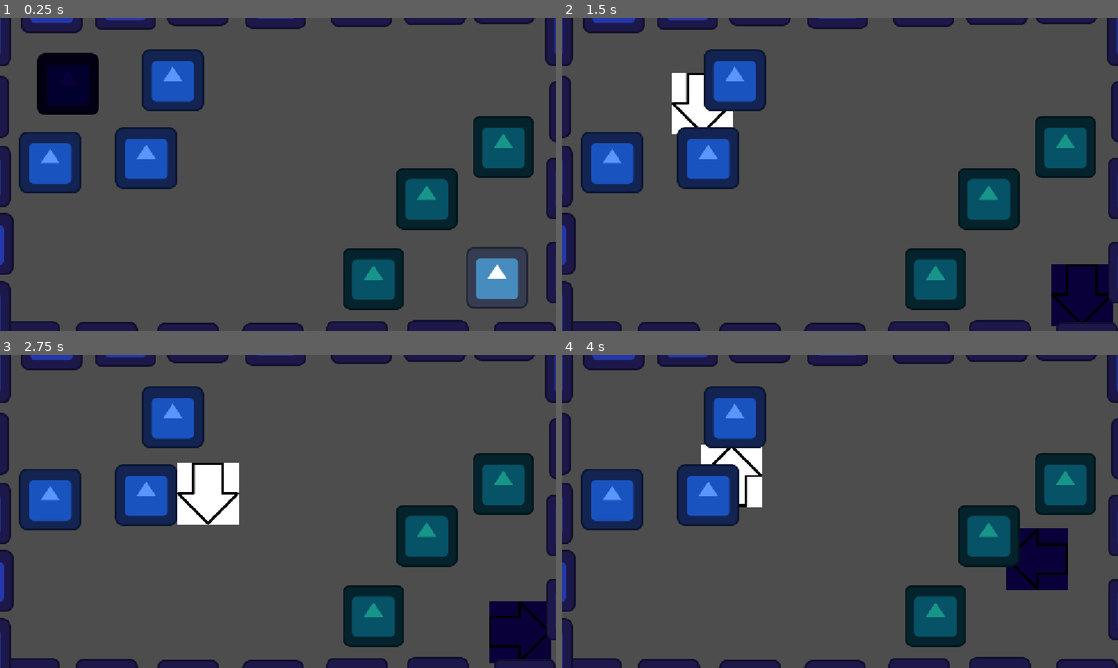
Above: before the commit, frames 1-4 (two rows, left to right).
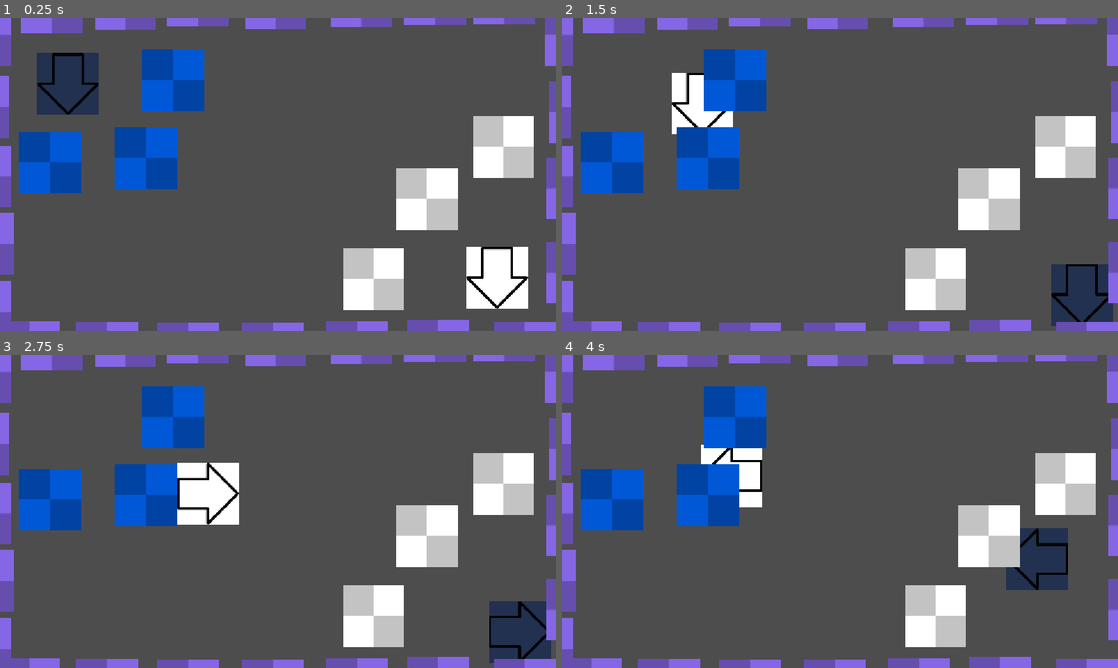
Above: after the commit, the same moments.

Repository: Equipe-Plasma/Switch-Shadow
Game: Godot game, scene res://fase/fase_1.tscn
Two runs of this game, one before a commit and one after it. Both use one fixed random seed, a clock stepped at 60 frames per second and the inputs below. The engine's default icon, where the game draws it, is replaced by a stand-in: a white triangle on a blue panel in a dark square.
Inputs:
- Up to frame 1 (0.25 s): no input
- Up to frame 2 (1.5 s): tap Enter at 0.5 s; hold D (mover_direita) 0.53-1.28 s; hold Space (trocar_sombra) 0.53-1.28 s; hold S (mover_baixo) from 1.28 s (still down); tap Space (trocar_sombra) at 1.35 s
- Up to frame 3 (2.75 s): release S (mover_baixo) at 2.03 s; hold D (mover_direita) from 2.03 s (still down); hold Space (trocar_sombra) from 2.03 s (still down)
- Up to frame 4 (4 s): release D (mover_direita) at 2.78 s; release Space (trocar_sombra) at 2.78 s; hold W (mover_cima) 2.78-3.53 s; tap Space (trocar_sombra) at 2.85 s; hold A (mover_esquerda) from 3.53 s (still down); hold Space (trocar_sombra) from 3.53 s (still down)

The runs differ from the first frame. In frame 1, 25% of the frame differs, in the area x 0-100%, y 0-100%; in frame 2, 23%; in frame 3, 23%; in frame 4, 23%.

Commit message:
sprite de parede

Diff:
--- a/fase/fase_1.tscn
+++ b/fase/fase_1.tscn
@@ -17,6 +17,7 @@
 position = Vector2(1030, 538)
 textura_frente = ExtResource("3_nitit")
 textura_costas = ExtResource("4_13r4u")
+textura_dos_lados_direta = ExtResource("5_nitit")
 
 [node name="Sombra" parent="." unique_id=1092208446 instance=ExtResource("3_68bho")]
 modulate = Color(0.31431612, 0.31431612, 0.3143161, 1)
--- a/parede/parede_bloqueia_player.tscn
+++ b/parede/parede_bloqueia_player.tscn
@@ -1,6 +1,6 @@
 [gd_scene format=3 uid="uid://b0nugb86ufv0r"]
 
-[ext_resource type="Texture2D" uid="uid://b5fhova30neq" path="res://assets/icon.svg" id="1_a4oy7"]
+[ext_resource type="Texture2D" uid="uid://sq0ylhhc2fj3" path="res://assets/parede.png" id="1_ct658"]
 
 [sub_resource type="RectangleShape2D" id="RectangleShape2D_123ki"]
 size = Vector2(123, 125)
@@ -9,8 +9,7 @@
 collision_layer = 8
 
 [node name="Sprite2D" type="Sprite2D" parent="." unique_id=736548034]
-modulate = Color(0.09199918, 0.58344203, 0.5352838, 1)
-texture = ExtResource("1_a4oy7")
+texture = ExtResource("1_ct658")
 
 [node name="CollisionShape2D" type="CollisionShape2D" parent="." unique_id=943126472]
 position = Vector2(-0.5, -0.5)
--- a/parede/parede_bloqueia_sombra.tscn
+++ b/parede/parede_bloqueia_sombra.tscn
@@ -1,6 +1,6 @@
 [gd_scene format=3 uid="uid://cv1kaaq84myxc"]
 
-[ext_resource type="Texture2D" uid="uid://b5fhova30neq" path="res://assets/icon.svg" id="1_eke5q"]
+[ext_resource type="Texture2D" uid="uid://sq0ylhhc2fj3" path="res://assets/parede.png" id="1_4i3fs"]
 
 [sub_resource type="RectangleShape2D" id="RectangleShape2D_123ki"]
 size = Vector2(118, 121)
@@ -9,8 +9,8 @@
 collision_layer = 16
 
 [node name="Sprite2D" type="Sprite2D" parent="." unique_id=736548034]
-modulate = Color(0.34883592, 0.59237814, 0.9997968, 1)
-texture = ExtResource("1_eke5q")
+modulate = Color(6.7383053e-06, 0.34562582, 0.83703643, 1)
+texture = ExtResource("1_4i3fs")
 
 [node name="CollisionShape2D" type="CollisionShape2D" parent="." unique_id=943126472]
 position = Vector2(-1, 0.5)
--- a/parede/parede_geral.tscn
+++ b/parede/parede_geral.tscn
@@ -1,6 +1,6 @@
 [gd_scene format=3 uid="uid://dxxyiof204lp2"]
 
-[ext_resource type="Texture2D" uid="uid://b5fhova30neq" path="res://assets/icon.svg" id="1_adpqv"]
+[ext_resource type="Texture2D" uid="uid://sq0ylhhc2fj3" path="res://assets/parede.png" id="1_wjy07"]
 
 [sub_resource type="RectangleShape2D" id="RectangleShape2D_123ki"]
 size = Vector2(119, 122)
@@ -10,7 +10,7 @@
 
 [node name="Sprite2D" type="Sprite2D" parent="." unique_id=736548034]
 modulate = Color(0.52125233, 0.3984588, 0.8974635, 1)
-texture = ExtResource("1_adpqv")
+texture = ExtResource("1_wjy07")
 
 [node name="CollisionShape2D" type="CollisionShape2D" parent="." unique_id=943126472]
 position = Vector2(-0.5, 0)
--- a/player/player.tscn
+++ b/player/player.tscn
@@ -1,7 +1,7 @@
 [gd_scene format=3 uid="uid://ct6jg287mf5y7"]
 
 [ext_resource type="Script" uid="uid://uqp8dv3c7i3s" path="res://player/player.gd" id="1_onrkg"]
-[ext_resource type="Texture2D" uid="uid://b5fhova30neq" path="res://assets/icon.svg" id="2_i3pqv"]
+[ext_resource type="Texture2D" uid="uid://rn6frb51q6g1" path="res://assets/parabaixo.png" id="2_rkbax"]
 
 [sub_resource type="RectangleShape2D" id="RectangleShape2D_123ki"]
 size = Vector2(120, 118)
@@ -11,7 +11,7 @@
 script = ExtResource("1_onrkg")
 
 [node name="Sprite2D" type="Sprite2D" parent="." unique_id=365291795]
-texture = ExtResource("2_i3pqv")
+texture = ExtResource("2_rkbax")
 
 [node name="CollisionShape2D" type="CollisionShape2D" parent="." unique_id=1151693474]
 shape = SubResource("RectangleShape2D_123ki")
--- a/sombra/sombra.tscn
+++ b/sombra/sombra.tscn
@@ -1,7 +1,7 @@
 [gd_scene format=3 uid="uid://c38q4f7g50dtq"]
 
 [ext_resource type="Script" uid="uid://clkwhmlcwm8a8" path="res://sombra/sombra.gd" id="1_5qid6"]
-[ext_resource type="Texture2D" uid="uid://b5fhova30neq" path="res://assets/icon.svg" id="2_sgjm3"]
+[ext_resource type="Texture2D" uid="uid://rn6frb51q6g1" path="res://assets/parabaixo.png" id="2_x44nn"]
 
 [sub_resource type="RectangleShape2D" id="RectangleShape2D_onrkg"]
 size = Vector2(117, 119)
@@ -12,8 +12,8 @@
 script = ExtResource("1_5qid6")
 
 [node name="Sprite2D" type="Sprite2D" parent="." unique_id=1460049725]
-modulate = Color(0.119677044, 1.92523e-07, 0.72777206, 1)
-texture = ExtResource("2_sgjm3")
+modulate = Color(0.4305154, 0.6182317, 1, 1)
+texture = ExtResource("2_x44nn")
 
 [node name="CollisionShape2D" type="CollisionShape2D" parent="." unique_id=1255377934]
 position = Vector2(-0.5, -0.5)
Binary file added: assets/parede.png
Not shown, added: assets/parede.png.import
